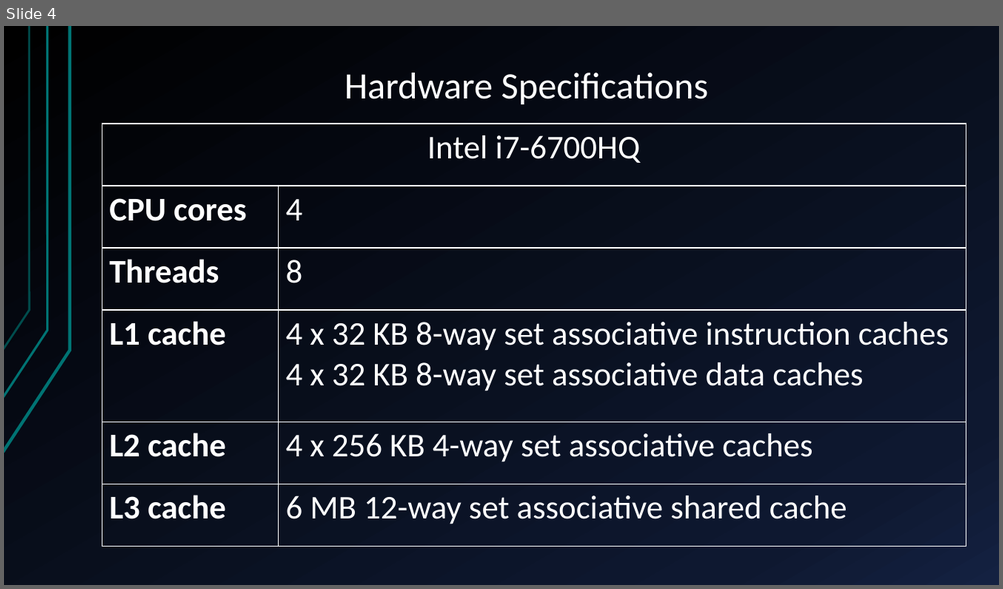
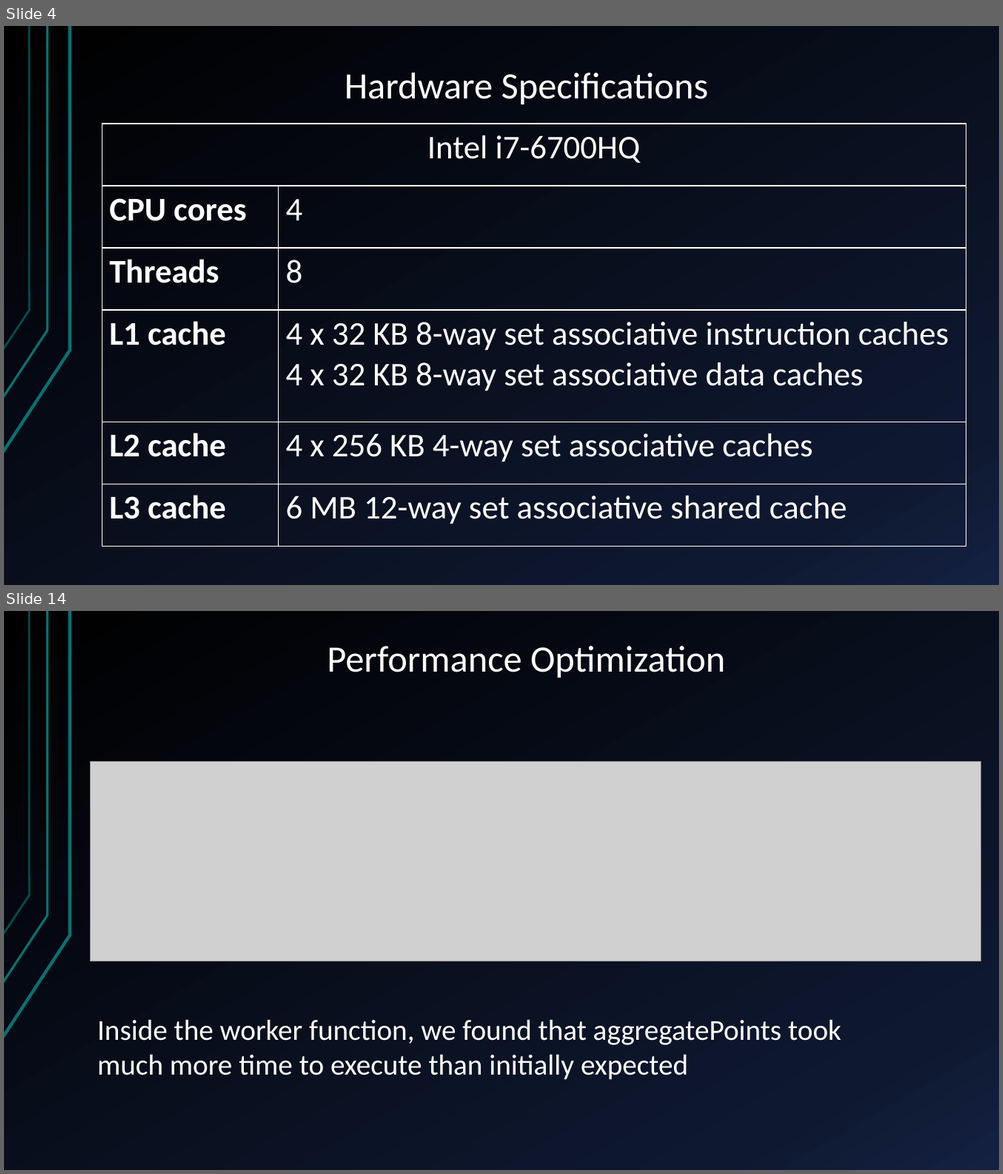
Before and after one commit to glmquint/K-Means-local, a slide deck: documentazione/presentazione.pptx. Shown one above the other, each under a label of ours: slide 4 before the commit, slides 4 and 14 after it; the slides between them are not shown. The pictures are 1003x589 and 1003x1174 pixels, drawn with LibreOffice and Linux fonts; fonts in the diff are those of the drawing; grey boxes stand for pictures. Boxes give left, top, right and bottom in pixels: in the first picture for what was removed or moved away, otherwise in the second. Text is boxed around its words. In the diff, an @@ line names an element or a change of style, - is before the commit and + after.

```diff
--- a/documentazione/presentazione.pptx
+++ b/documentazione/presentazione.pptx
@@ slide 14 added at (x1=4, y1=611, x2=999, y2=1170), background gradient #000000 to #0F1931 to #142242; not listed: 3 template elements that a slide beside it also shows @@
@@ title added at (x1=327, y1=646, x2=725, y2=678), 36 pt, text #FFFFFF @@
+Performance Optimization
@@ picture added at (x1=90, y1=762, x2=980, y2=962) @@
@@ text added at (x1=97, y1=1019, x2=841, y2=1080), 28 pt, text #FFFFFF @@
+Inside the worker function, we found that aggregatePoints took much more time to execute than initially expected
```
Also in this commit, not shown: 3 slides changed, 7 other slides added, 3 slides removed, 6 other files.
